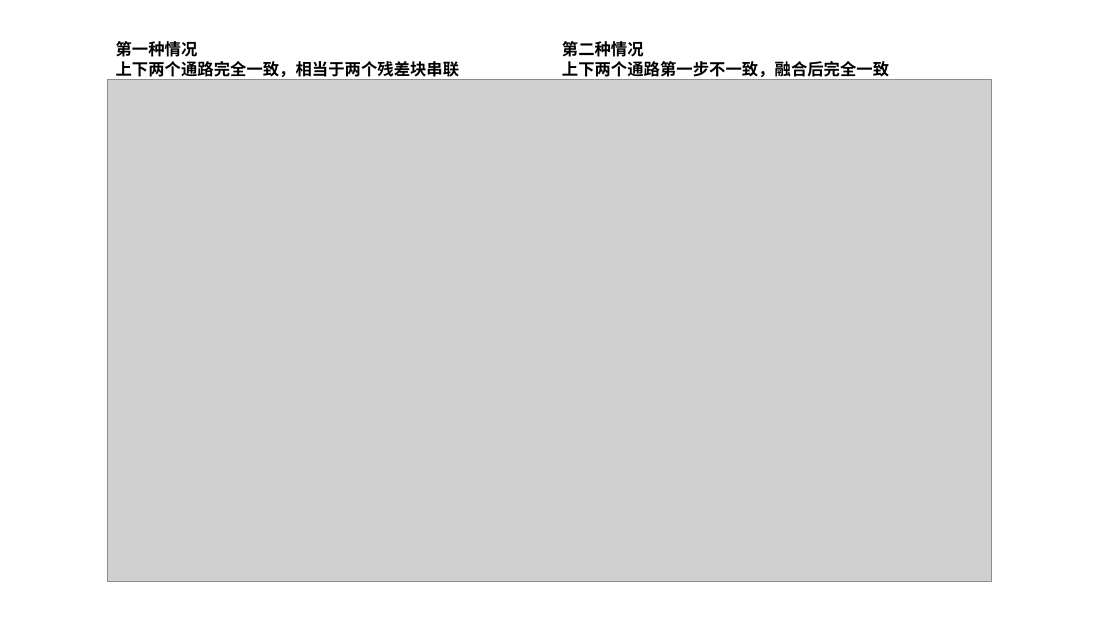
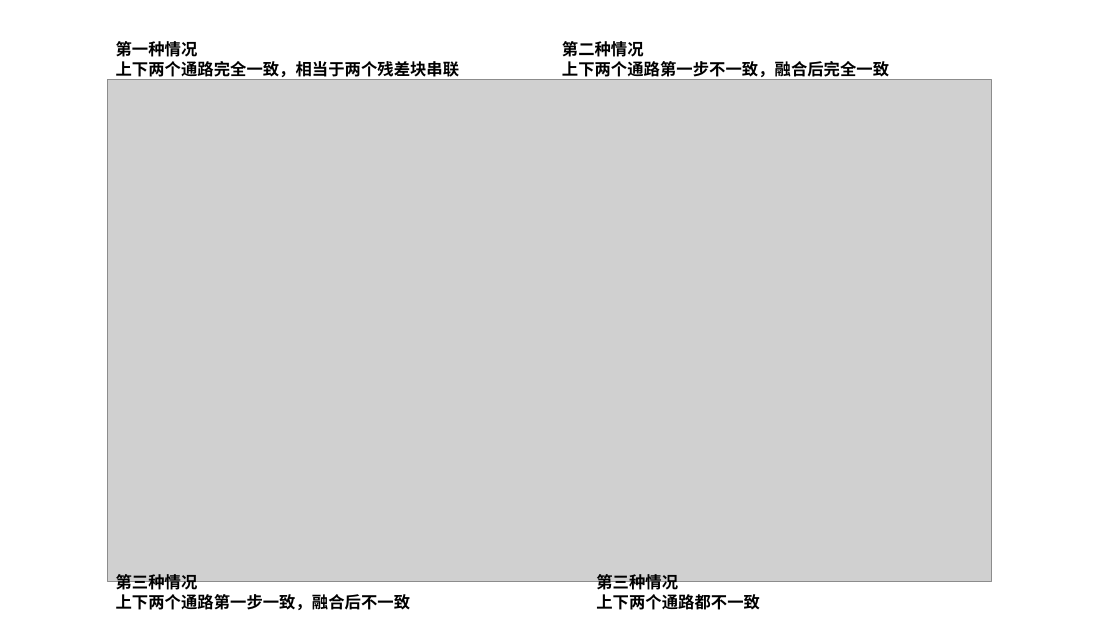
Before and after one commit to Elephant-King9/Paper, a slide deck: slide 8 of 论文插图.pptx. Drawn at 1120x630 pixels with LibreOffice and Linux fonts; fonts in the diff are those of the drawing; grey boxes stand for pictures. Boxes give left, top, right and bottom in pixels: in the first picture for what was removed or moved away, otherwise in the second. Text is boxed around its words. In the diff, an @@ line names an element or a change of style, - is before the commit and + after.

```diff
--- a/论文插图.pptx
+++ b/论文插图.pptx
@@ text added at (x1=116, y1=574, x2=411, y2=610), 14 pt, text #000000, bold @@
+第三种情况
+上下两个通路第一步一致，融合后不一致
@@ text added at (x1=596, y1=574, x2=760, y2=610), 14 pt, text #000000, bold @@
+第三种情况
+上下两个通路都不一致
```
Also in this commit, not shown: 4 slides added, 8 other files.
